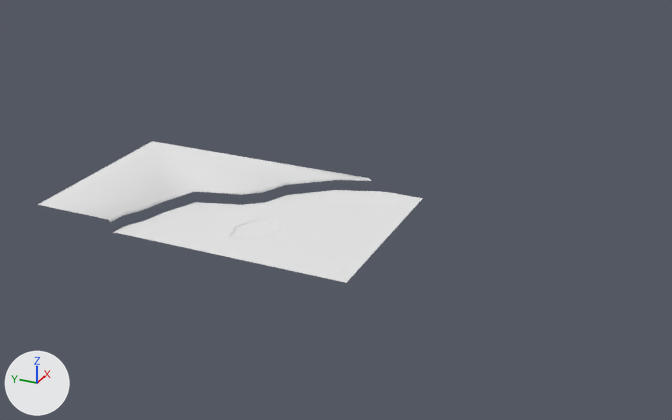
A saved change to the Blender file zm_hallow/assets/units/pd2_mod_zmhallow/architecture/underground/zmh_und_hangar.blend.
Camera for both pictures: a 50 mm lens placed at (-120.8, -42.6, 63.2), pointed at (-3.0, 10.4, 4.4). Every picture has the same lights, and +X, +Y and +Z are marked at lower left.

In view in the first picture: 'g_bry_concrete_floor_01'.
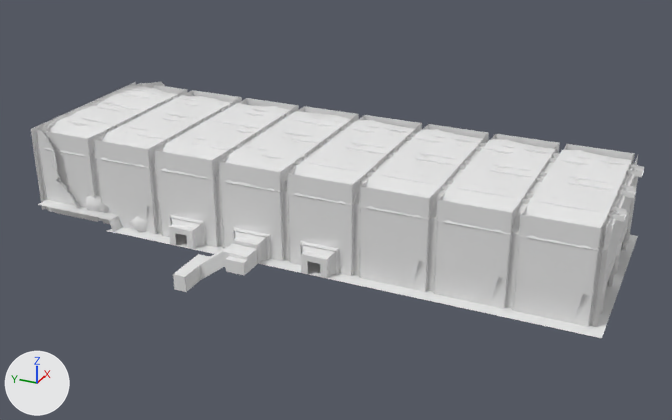
Edits to the bpy script that builds the scene:
```text
Change me_g_bry_rock1:
    used by ob_g_bry_rock1; location = (0.0, 0.0, 0.0)
    remove me_g_bry_rock1.from_pydata(...)  # 1507 vertices, 2335 faces; spans x -16.0..16.0, y 2.9..57.1, z -0.9..14.5
    add me_g_bry_rock1.from_pydata(...)  # 2068 vertices, 3151 faces; spans x -16.0..16.0, y -30.1..57.1, z -0.9..14.5
    me_g_bry_rock1 part 1: the loose piece of 85 vertices spanning x -14.0..14.0, y 3.0..13.0, z 11.0..14.4 is copied, and the copy is moved by (0.0, -11.0, 0.0); it spans x -14.0..14.0, y -8.0..2.0, z 11.0..14.4
    me_g_bry_rock1 part 2: the loose piece of 85 vertices spanning x -14.0..14.0, y 3.0..13.0, z 11.0..14.4 is copied, and the copy is moved by (0.0, -22.0, 0.0); it spans x -14.0..14.0, y -19.0..-9.0, z 11.0..14.4
    me_g_bry_rock1 part 3: the loose piece of 85 vertices spanning x -14.0..14.0, y 3.0..13.0, z 11.0..14.4 is copied, and the copy is moved by (0.0, -33.0, 0.0); it spans x -14.0..14.0, y -30.0..-20.0, z 11.0..14.4
    me_g_bry_rock1 part 4: the loose piece of 51 vertices spanning x -14.0..-13.8, y 35.9..46.0, z 0.0..14.0 is copied, and the copy is moved by (0.0, -55.0, 0.0); it spans x -14.0..-13.8, y -19.1..-9.0, z 0.0..14.0
    me_g_bry_rock1 part 5: the loose piece of 51 vertices spanning x 13.8..14.0, y 14.0..24.1, z 0.0..14.0 is copied, and the copy is moved by (0.0, -33.0, 0.0); it spans x 13.8..14.0, y -19.0..-8.9, z 0.0..14.0
    me_g_bry_rock1 part 6: the loose piece of 51 vertices spanning x 13.8..14.0, y 14.0..24.1, z 0.0..14.0 is copied, and the copy is moved by (0.0, -22.0, 0.0); it spans x 13.8..14.0, y -8.0..2.1, z 0.0..14.0
    me_g_bry_rock1 part 7: the loose piece of 51 vertices spanning x 13.8..14.0, y 14.0..24.1, z 0.0..14.0 is copied, and the copy is moved by (0.0, -44.0, 0.0); it spans x 13.8..14.0, y -30.0..-19.9, z 0.0..14.0
    me_g_bry_rock1 part 8: the loose piece of 51 vertices spanning x -14.0..-13.8, y 35.9..46.0, z 0.0..14.0 is copied, and the copy is moved by (0.0, -66.0, 0.0); it spans x -14.0..-13.8, y -30.1..-20.0, z 0.0..14.0
    me_g_bry_rock1 part 9: the loose piece of 51 vertices spanning x -14.0..-13.8, y 35.9..46.0, z 0.0..14.0 is copied, and the copy is moved by (0.0, -44.0, 0.0); it spans x -14.0..-13.8, y -8.1..2.0, z 0.0..14.0
    me_g_bry_rock1 part 10: 2335 kept faces spanning x -16.0..16.0, y 2.9..57.1, z -0.9..14.5 are now shaded smooth
Change me_g_bry_concrete_floor_01:
    where me_g_bry_concrete_floor_01.from_pydata(...)  # 244 vertices, 206 faces; spans x -16.0..16.0, y 3.0..57.0, z -0.3..2.0
    used by ob_g_bry_concrete_floor_01; location = (0.0, 0.0, 0.0)
    verts and faces of me_g_bry_concrete_floor_01; kept vertices keep their numbers, new ones are numbered from 244
    before: 0 (-16.0, 3.0, 0.0) at pixel (346, 282), 1 (16.0, 3.0, 0.0) at pixel (422, 198)
    me_g_bry_concrete_floor_01 part 11
    add verts[244] = (-16.0, -32.0, 0.0)  # pixel (601, 338)
    add verts[245] = (16.0, -32.0, 0.0)  # pixel (638, 236)
    add faces += [(0, 244, 245, 1)]
Change ob_g_bry_rock1:
    remove ob_g_bry_rock1.hide_viewport = True
Change ob_g_des_concrete:
    remove ob_g_des_concrete.hide_viewport = True
```

Boxes [x1, y1, x2, y2] around the edits, measured in the pictures (672 x 420 px):
'g_bry_rock1', shown
    after: [36, 82, 635, 327]
'g_bry_concrete_floor_01', reshaped
    before: [38, 141, 423, 283]
    after: [38, 200, 638, 338]
'g_des_concrete', shown
    after: [31, 82, 644, 327]
part 1 of me_g_bry_rock1, added
    after: [359, 129, 487, 219]
part 2 of me_g_bry_rock1, added
    after: [436, 139, 558, 234]
part 3 of me_g_bry_rock1, added
    after: [519, 150, 633, 251]
part 4 of me_g_bry_rock1, added
    after: [433, 200, 513, 309]
part 5 of me_g_bry_rock1, added
    after: [495, 134, 560, 153]
part 6 of me_g_bry_rock1, added
    after: [428, 124, 489, 140]
part 7 of me_g_bry_rock1, added
    after: [566, 144, 635, 164]
part 8 of me_g_bry_rock1, added
    after: [512, 214, 602, 327]
part 9 of me_g_bry_rock1, added
    after: [359, 187, 430, 292]
part 10 of me_g_bry_rock1, shading changed
    after: [36, 82, 422, 276]
part 11 of me_g_bry_concrete_floor_01, added
    after: [347, 235, 638, 338]
